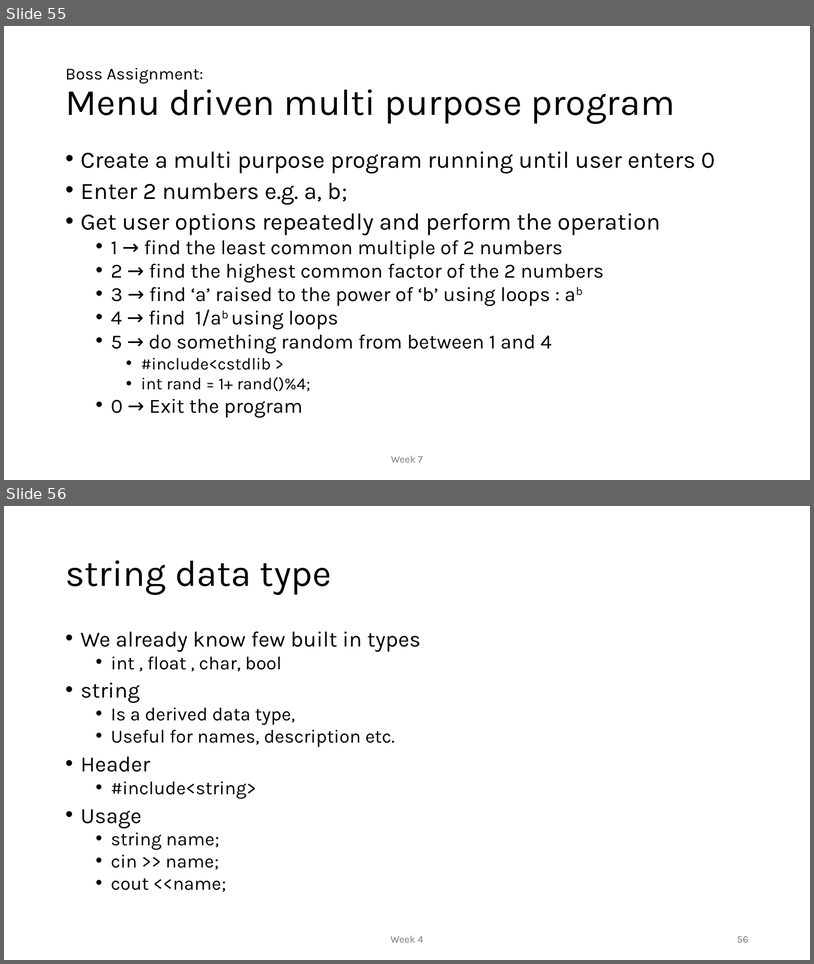
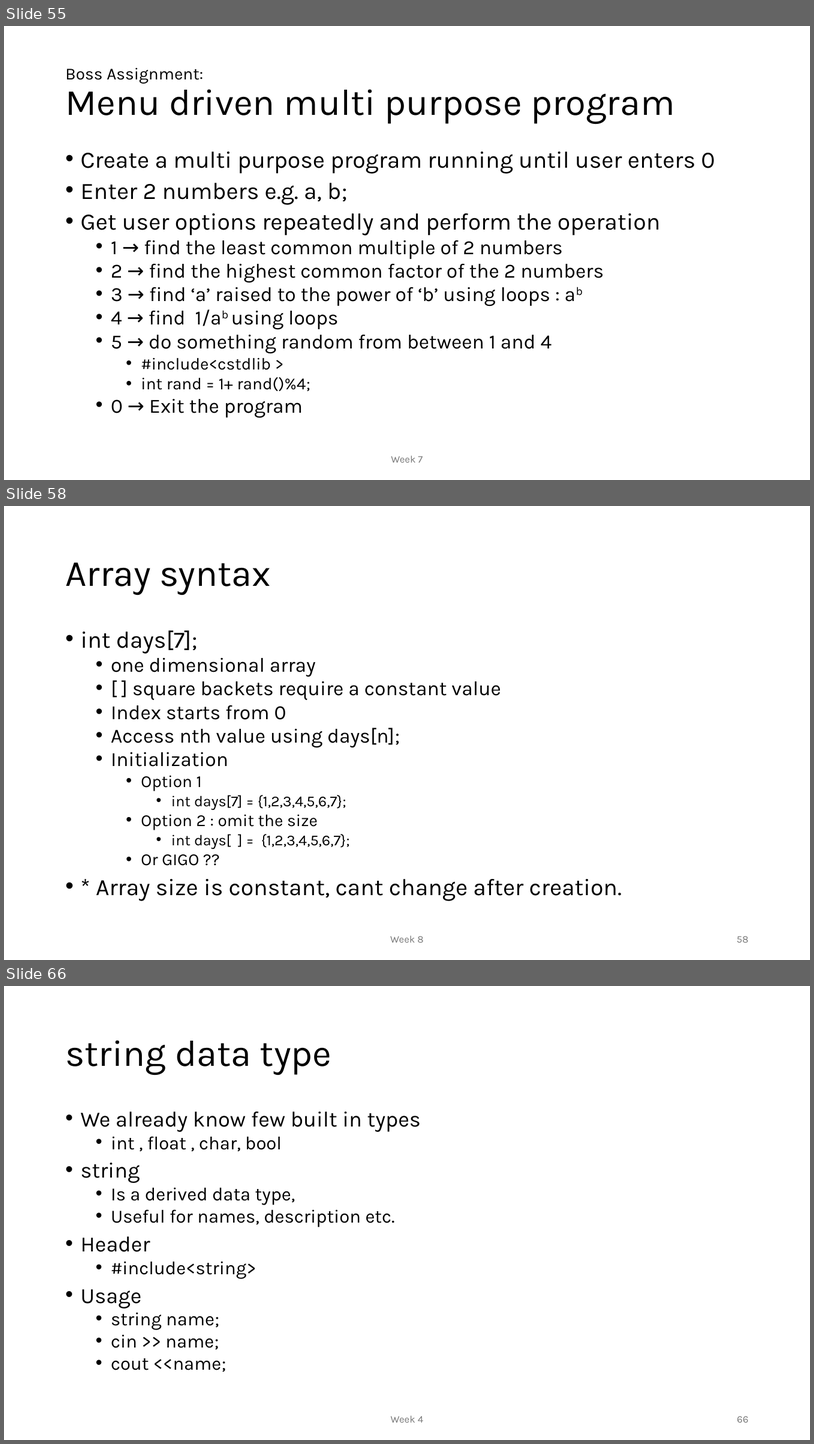
Before and after one commit to MoklaEducation/ems_fall_2025_cpp101, a slide deck: all/Intro to Programming_all.pptx. Shown one above the other, each under a label of ours: slides 55 and 56 before the commit, slides 55, 58 and 66 after it; the slides between them are not shown. The pictures are 814x964 and 814x1444 pixels, drawn with LibreOffice and Linux fonts; fonts in the diff are those of the drawing. Boxes give left, top, right and bottom in pixels: in the first picture for what was removed or moved away, otherwise in the second. Text is boxed around its words. In the diff, an @@ line names an element or a change of style, - is before the commit and + after.

Commit message:
Week 8

```diff
--- a/all/Intro to Programming_all.pptx
+++ b/all/Intro to Programming_all.pptx
@@ slide 58 added at [4, 506, 810, 960], background #FFFFFF @@
@@ title added at [65, 562, 270, 595], 44 pt, text #000000 @@
+Array syntax
@@ text added at [81, 630, 622, 901], 24 pt, text #000000 @@
+• int days[7];
+  • one dimensional array
+  • [ ] square backets require a constant value
+  • Index starts from 0
+  • Access nth value using days[n];
+  • Initialization
+    • Option 1
+      • int days[7] = {1,2,3,4,5,6,7};
+    • Option 2 : omit the size
+      • int days[ ] = {1,2,3,4,5,6,7};
+    • Or GIGO ??
+• * Array size is constant, cant change after creation.
@@ text added at [390, 935, 423, 942], 12 pt, text #797979 @@
+Week 8
@@ page number added at [737, 936, 749, 942], 12 pt, text #797979 @@
+58
@@ what was slide 56 is now slide 66 @@
@@ page number at [737, 1416, 749, 1422]: text changed @@
-56
+66
```
Also in this commit, not shown: 9 other slides added, 1 other file.
